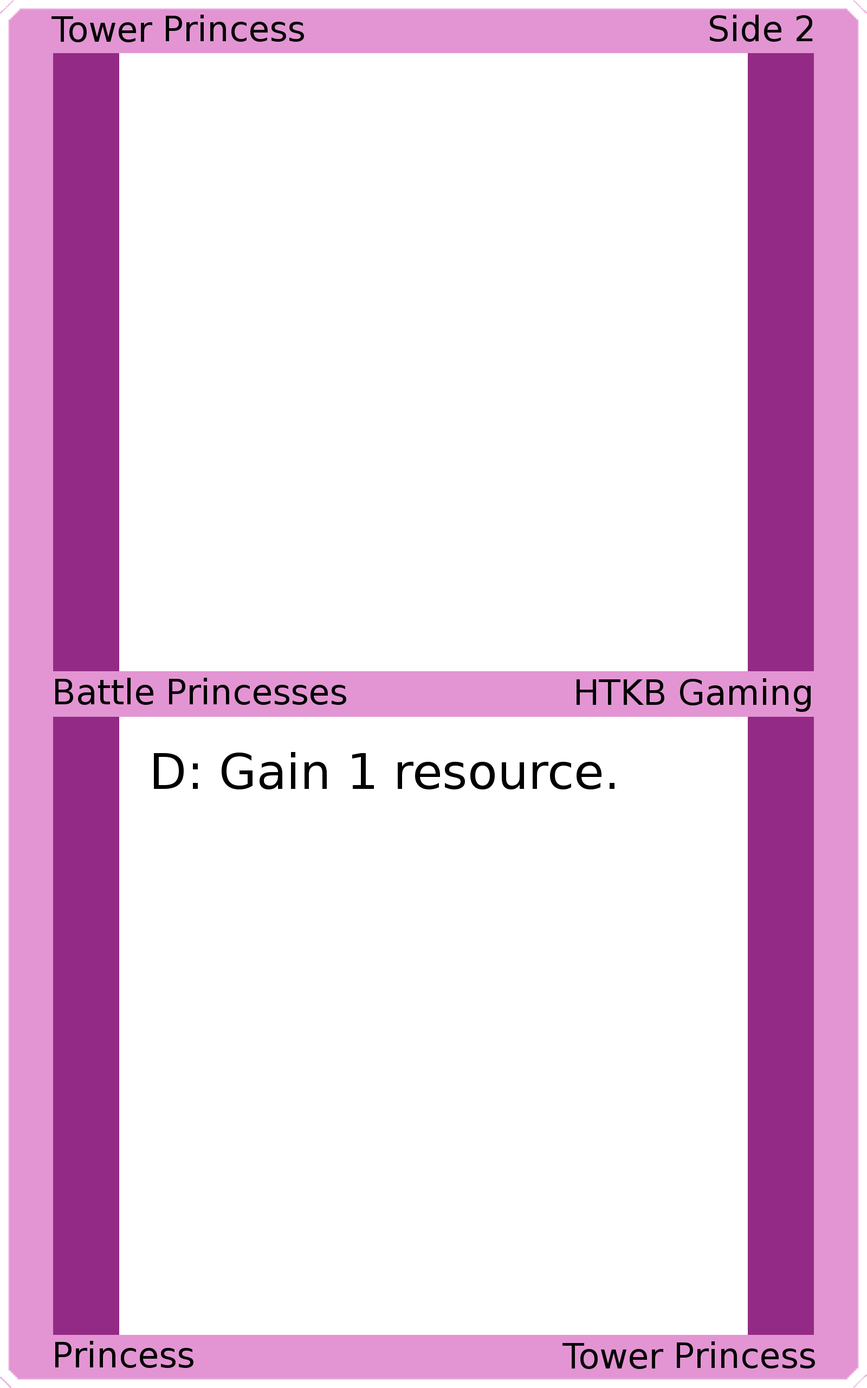
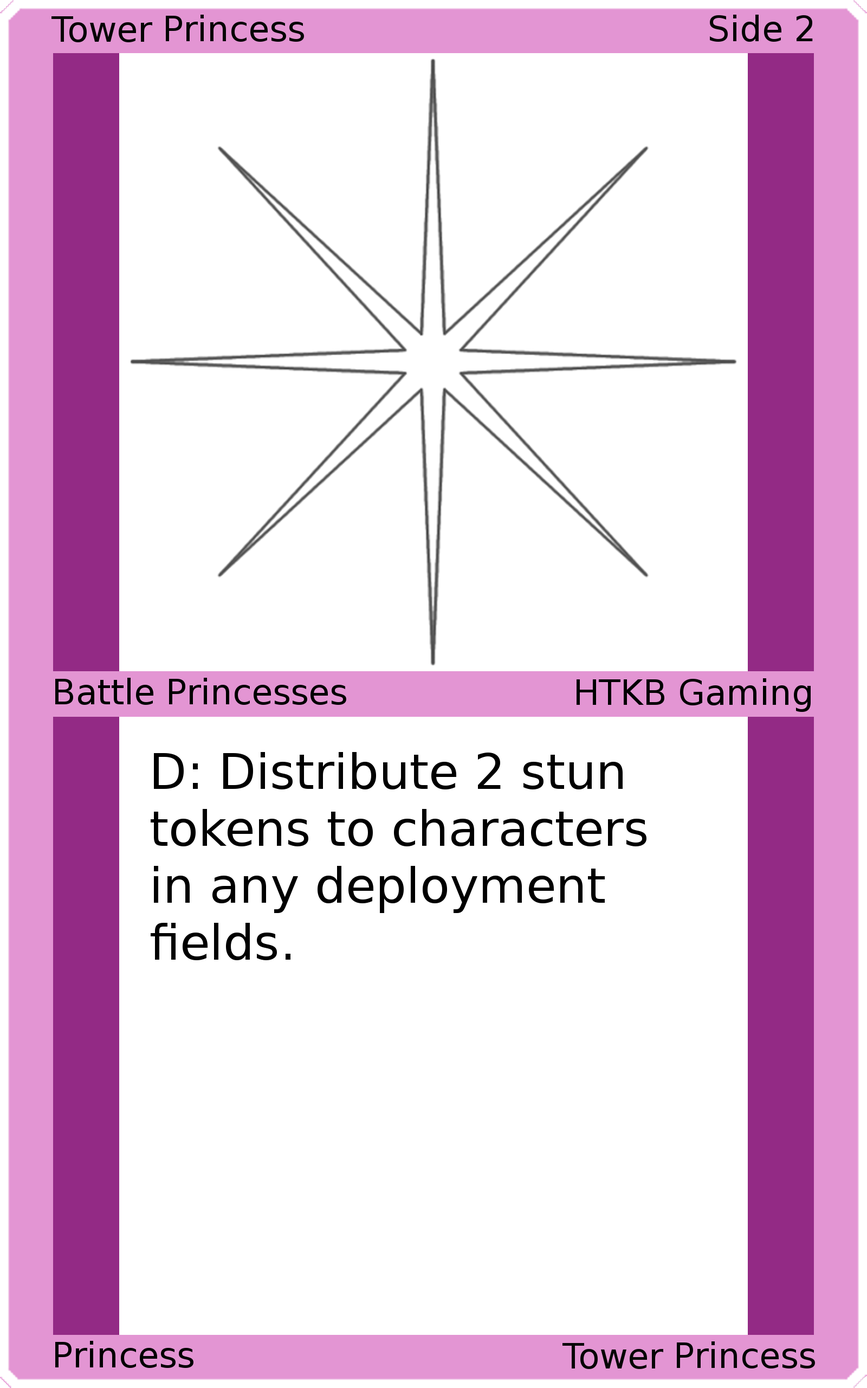
Layer changes from the first 867 x 1388 image to the second:
painted on "Card Text" over (150, 751, 647, 960)
added layer "Art" above "Top Background" over (129, 57, 738, 666)
